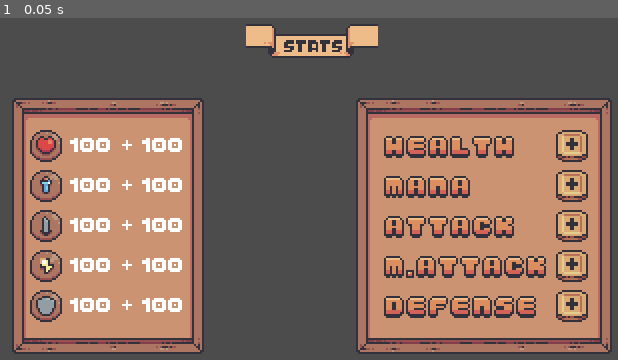
Above: before the commit, frame 1.
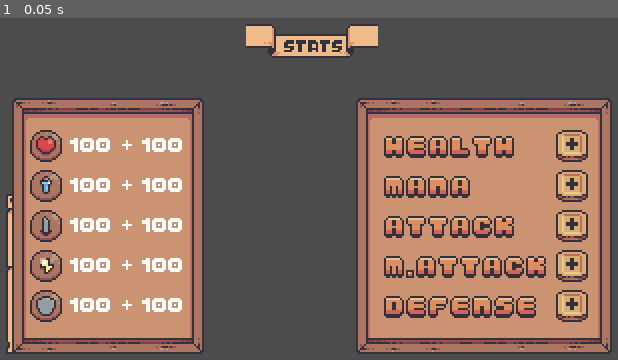
Above: after the commit, the same moment.

Repository: soapmactavish23/dawn-forest
Game: Godot game, scene res://scenes/interface/player/stats/stats_container.tscn
Same seed, same stepped clock (60 frames per second), same inputs: the game is played once before the commit and once after it. This scene is started directly instead of the project's main scene.
Inputs:
- Up to frame 1 (0.05 s): no input

The runs differ from the first frame. In frame 1, 0.4% of the frame differs, in the area x 0-3%, y 51-99%.

Commit message:
142. Container auxiliar de Informações dos Status [Container da Esquerda].

Diff:
--- a/scenes/interface/player/stats/stats_container.tscn
+++ b/scenes/interface/player/stats/stats_container.tscn
@@ -16,6 +16,92 @@
 [ext_resource path="res://assets/interface/stats/text/stats_text/big/defense.png" type="Texture" id=14]
 [ext_resource path="res://assets/interface/stats/background/stats_text_background.png" type="Texture" id=15]
 [ext_resource path="res://assets/interface/stats/text/stats_text.png" type="Texture" id=16]
+[ext_resource path="res://assets/interface/stats/stats_info_container.png" type="Texture" id=17]
+[ext_resource path="res://assets/interface/stats/text/stats_text/small/magic_attack.png" type="Texture" id=18]
+[ext_resource path="res://assets/interface/stats/text/player_total.png" type="Texture" id=19]
+
+[sub_resource type="Animation" id=3]
+length = 0.001
+tracks/0/type = "value"
+tracks/0/path = NodePath(".:rect_position")
+tracks/0/interp = 1
+tracks/0/loop_wrap = true
+tracks/0/imported = false
+tracks/0/enabled = true
+tracks/0/keys = {
+"times": PoolRealArray( 0 ),
+"transitions": PoolRealArray( 1 ),
+"update": 0,
+"values": [ Vector2( 7, 90 ) ]
+}
+tracks/1/type = "value"
+tracks/1/path = NodePath(".:modulate")
+tracks/1/interp = 1
+tracks/1/loop_wrap = true
+tracks/1/imported = false
+tracks/1/enabled = true
+tracks/1/keys = {
+"times": PoolRealArray( 0 ),
+"transitions": PoolRealArray( 1 ),
+"update": 0,
+"values": [ Color( 1, 1, 1, 0 ) ]
+}
+
+[sub_resource type="Animation" id=4]
+resource_name = "hide_container"
+length = 0.2
+tracks/0/type = "value"
+tracks/0/path = NodePath(".:rect_position")
+tracks/0/interp = 1
+tracks/0/loop_wrap = true
+tracks/0/imported = false
+tracks/0/enabled = true
+tracks/0/keys = {
+"times": PoolRealArray( 0, 0.2 ),
+"transitions": PoolRealArray( 1, 1 ),
+"update": 0,
+"values": [ Vector2( 100, 90 ), Vector2( 7, 90 ) ]
+}
+tracks/1/type = "value"
+tracks/1/path = NodePath(".:modulate")
+tracks/1/interp = 1
+tracks/1/loop_wrap = true
+tracks/1/imported = false
+tracks/1/enabled = true
+tracks/1/keys = {
+"times": PoolRealArray( 0, 0.2 ),
+"transitions": PoolRealArray( 1, 1 ),
+"update": 0,
+"values": [ Color( 1, 1, 1, 1 ), Color( 1, 1, 1, 0 ) ]
+}
+
+[sub_resource type="Animation" id=2]
+resource_name = "show_container"
+length = 0.2
+tracks/0/type = "value"
+tracks/0/path = NodePath(".:rect_position")
+tracks/0/interp = 1
+tracks/0/loop_wrap = true
+tracks/0/imported = false
+tracks/0/enabled = true
+tracks/0/keys = {
+"times": PoolRealArray( 0, 0.2 ),
+"transitions": PoolRealArray( 1, 1 ),
+"update": 0,
+"values": [ Vector2( 7, 90 ), Vector2( 100, 90 ) ]
+}
+tracks/1/type = "value"
+tracks/1/path = NodePath(".:modulate")
+tracks/1/interp = 1
+tracks/1/loop_wrap = true
+tracks/1/imported = false
+tracks/1/enabled = true
+tracks/1/keys = {
+"times": PoolRealArray( 0, 0.2 ),
+"transitions": PoolRealArray( 1, 1 ),
+"update": 0,
+"values": [ Color( 1, 1, 1, 0 ), Color( 1, 1, 1, 1 ) ]
+}
 
 [sub_resource type="DynamicFont" id=1]
 font_data = ExtResource( 3 )
@@ -23,6 +109,51 @@
 [node name="StatsContainer" type="Control"]
 anchor_right = 1.0
 anchor_bottom = 1.0
+
+[node name="StatsInfo" type="TextureRect" parent="."]
+anchor_top = 0.5
+anchor_bottom = 0.5
+margin_left = 7.0
+margin_right = 87.0
+margin_bottom = 80.0
+texture = ExtResource( 17 )
+
+[node name="TargetStat" type="TextureRect" parent="StatsInfo"]
+anchor_left = 0.5
+anchor_right = 0.5
+margin_left = -20.0
+margin_top = 8.0
+margin_right = 25.0
+margin_bottom = 14.0
+texture = ExtResource( 18 )
+stretch_mode = 4
+
+[node name="PlayerTotal" type="TextureRect" parent="StatsInfo"]
+anchor_left = 0.5
+anchor_right = 0.5
+margin_left = -32.0
+margin_top = 35.0
+margin_right = 37.0
+margin_bottom = 41.0
+rect_min_size = Vector2( 45, 6 )
+texture = ExtResource( 19 )
+stretch_mode = 4
+
+[node name="Stat" type="TextureRect" parent="StatsInfo"]
+anchor_left = 0.5
+anchor_right = 0.5
+margin_left = -20.0
+margin_top = 44.0
+margin_right = 25.0
+margin_bottom = 50.0
+rect_min_size = Vector2( 45, 6 )
+texture = ExtResource( 18 )
+stretch_mode = 4
+
+[node name="Animation" type="AnimationPlayer" parent="StatsInfo"]
+anims/RESET = SubResource( 3 )
+anims/hide_container = SubResource( 4 )
+anims/show_container = SubResource( 2 )
 
 [node name="LeftContainer" type="TextureRect" parent="."]
 anchor_top = 1.0
Not shown: 1 places in scenes/interface/player/stats/stats_container.tscn that only renumber resources
